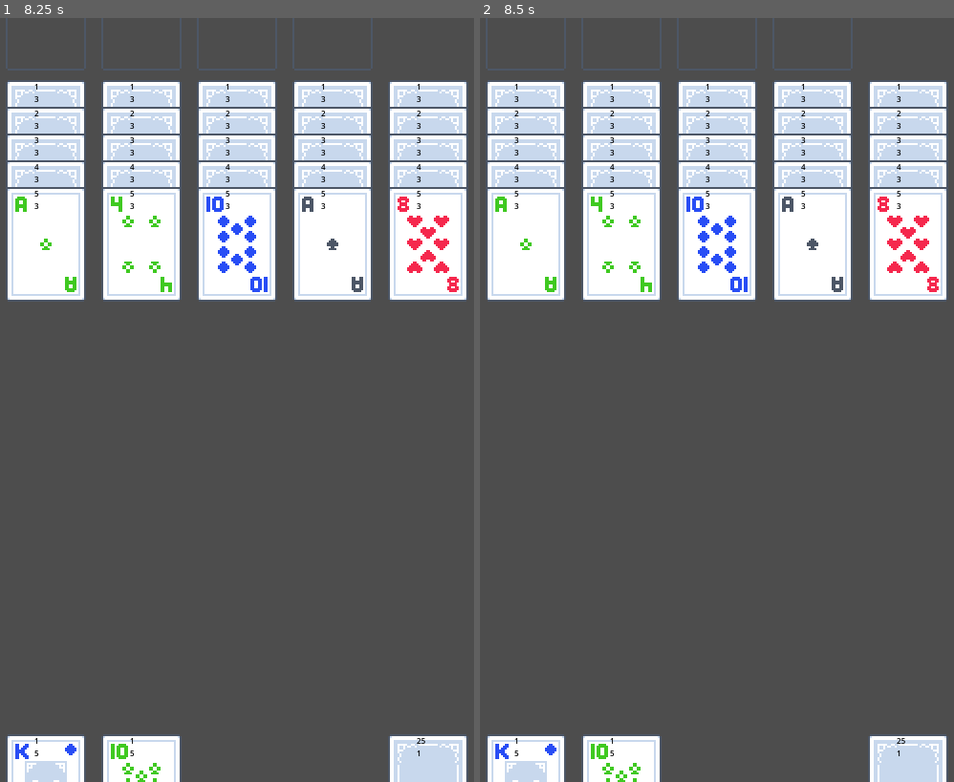
Above: before the commit, frames 1-2 (left to right).
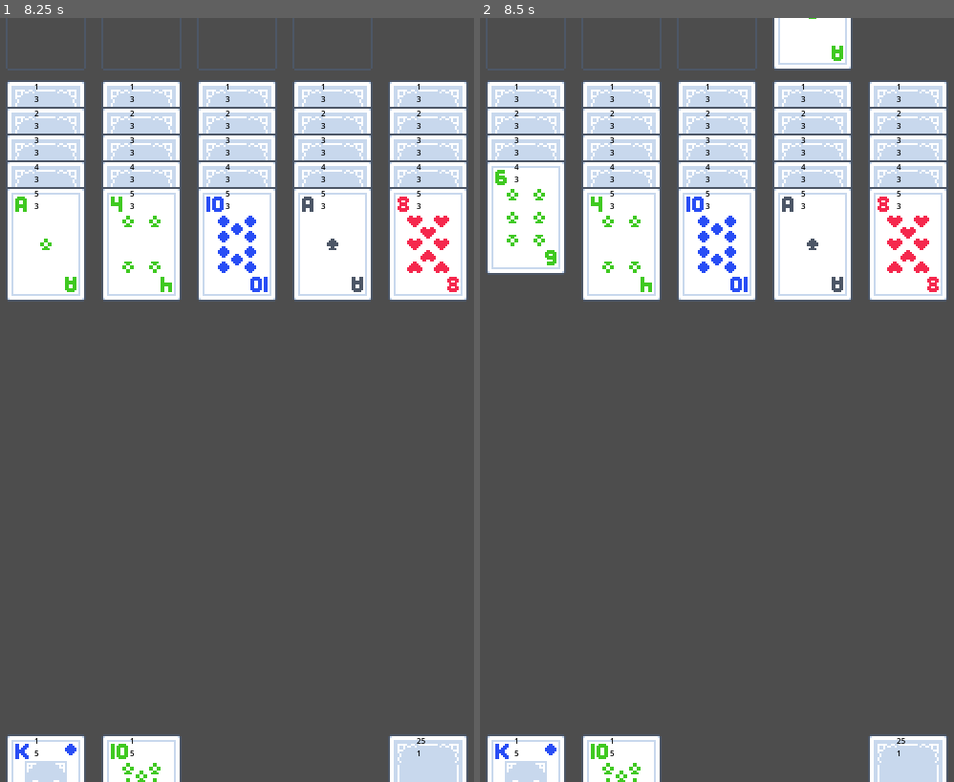
Above: after the commit, the same moments.

Repository: pekuja/plim-plom-solitaire
Game: Godot game, scene res://scenes/main.tscn
The game is run twice, just before and just after one commit, with the same random seed, the same clock (stepped at 60 frames per second) and the same inputs.
Inputs (mouse positions are in pixels of both pictures, inside the frame that each line leads up to):
- Up to frame 1 (8.25 s): tap Enter at 0.5, 2, 3.5 s; drag from (47, 140) to (142, 193) at 0.52 s; tap Space at 1.25, 2.75, 4.25 s; drag from (142, 140) to (47, 193) at 1.27 s; move the mouse to (237, 140) at 2.02 s; click (237, 140) at 2.17 s; drag from (331, 140) to (47, 140) at 2.77 s; drag from (426, 140) to (47, 163) at 3.52 s; drag from (350, 361) to (47, 163) at 4.27 s; move the mouse to (132, 438) at 5.02 s; click (132, 438) at 5.17 s; drag from (289, 231) to (47, 193) at 5.77 s; move the mouse to (213, 552) at 6.52 s; click (213, 552) at 6.67 s; drag from (393, 514) to (47, 216) at 7.27 s; move the mouse to (80, 285) at 8.02 s; click (80, 285) at 8.17 s
- Up to frame 2 (8.5 s): no input

Frame 1 is identical in both runs. In frame 2, 2.3% of the frame differs, in the area x 1-79%, y 0-38%.

Commit message:
Added auto move feature
Now when you click on a card, we check all the exposed cards and empty piles for valid moves, and if a valid move is found, the card is moved there. To accommodate this, I moved some of the logic of moving a card from one pile of another from card_input.gd to card.gd, and also I added a check that you can't move a card onto its own descendant. This was previously not necessary since it was already impossible to move a card onto another card that was being dragged.

The priority for which move to pick when multiple legal moves are available is such: 1. move to the card that was last moved (so an existing sequence won't be broken when moving multiple cards from a single pile) 2. move to a foundation 3. move to a card of the same suit 4, any other legal move

Diff:
--- a/scenes/main.tscn
+++ b/scenes/main.tscn
@@ -71,4 +71,6 @@
 text = "Restart"
 
 [connection signal="card_clicked" from="Card Input" to="." method="_on_card_clicked"]
+[connection signal="card_drag_end" from="Card Input" to="." method="_on_card_drag_end"]
+[connection signal="card_drag_start" from="Card Input" to="." method="_on_card_drag_start"]
 [connection signal="pressed" from="Button" to="." method="_on_restart_button_pressed"]
--- a/scripts/card.gd
+++ b/scripts/card.gd
@@ -55,9 +55,14 @@
 		return "Spade"
 	return "Unknown"
 
+func get_card_name() -> String:
+	return "%s of %s" % [value, get_suit_name()]
+
 func is_legal_drop(other_card : Card):
 	if location == Location.None or location == Location.Deck or \
 		location == Location.Cell or location == Location.Draw:
+		return false
+	if other_card.is_ancestor_of(self):
 		return false
 	if is_dragging():
 		return false
@@ -157,3 +162,18 @@
 	if parent is Card:
 		return parent.get_absolute_z_index() + z_index
 	return z_index
+
+func move_to(card_to_drop_on : Node2D):
+	var parent = get_parent()
+	if parent is Card:
+		parent.is_face_up = true
+		parent.update_texture()
+	parent.remove_child(self)
+	card_to_drop_on.add_child(self)
+	self.location = card_to_drop_on.location
+
+	position.x = 0
+	if card_to_drop_on.location == Card.Location.Tableau and card_to_drop_on is Card:
+		position.y = Card.PILE_OFFSET
+	else:
+		position.y = 0
--- a/scripts/card_input.gd
+++ b/scripts/card_input.gd
@@ -6,6 +6,8 @@
 var dragged_card : Card = null
 
 signal card_clicked(card : Card)
+signal card_drag_start(card : Card)
+signal card_drag_end(card : Card, drop_point : Node2D)
 
 func _input(event : InputEvent) -> void:
 	if event is InputEventScreenTouch:
@@ -61,28 +63,19 @@
 
 				var parent = dragged_card.get_parent()
 				if card_to_drop_on:
+					dragged_card.move_to(card_to_drop_on)
+					card_drag_end.emit(dragged_card, card_to_drop_on)
+				else:
 					if parent is Card:
-						parent.is_face_up = true
-						parent.update_texture()
-					parent.remove_child(dragged_card)
-					card_to_drop_on.add_child(dragged_card)
-					dragged_card.location = card_to_drop_on.location
-
-					dragged_card.position.x = 0
-					if card_to_drop_on.location == Card.Location.Tableau and card_to_drop_on is Card:
-						dragged_card.position.y = Card.PILE_OFFSET
+						dragged_card.position.x = 0
+						if parent.location == Card.Location.Tableau:
+							dragged_card.position.y = Card.PILE_OFFSET
+						else:
+							dragged_card.position.y = 0
 					else:
+						dragged_card.position.x = 0
 						dragged_card.position.y = 0
-
-				elif parent is Card:
-					dragged_card.position.x = 0
-					if parent.location == Card.Location.Tableau:
-						dragged_card.position.y = Card.PILE_OFFSET
-					else:
-						dragged_card.position.y = 0
-				else:
-					dragged_card.position.x = 0
-					dragged_card.position.y = 0
+					card_drag_end.emit(dragged_card, null)
 				dragged_card.set_dragging(false)
 				is_a_card_being_dragged = false
 			else:
@@ -93,6 +86,7 @@
 			is_a_card_being_dragged = true
 			dragged_card.z_index = RenderingServer.CANVAS_ITEM_Z_MAX
 			dragged_card.set_dragging(true)
+			card_drag_start.emit(dragged_card)
 		var view_to_world = get_canvas_transform().affine_inverse()
 		var touch_position = view_to_world * event.position
 		dragged_card.global_position = touch_position - dragging_offset
--- a/scripts/card_pile.gd
+++ b/scripts/card_pile.gd
@@ -7,6 +7,15 @@
 func is_top_card():
 	var child_card = get_node_or_null("Card")
 	return child_card == null
+
+func get_top_card_or_pile() -> Node2D:
+	var top_card_or_pile : Node2D = self
+	var child_card : Node2D = get_node_or_null("Card")
+	while child_card != null:
+		top_card_or_pile = child_card
+		child_card = top_card_or_pile.get_node_or_null("Card")
+
+	return top_card_or_pile
 
 func is_legal_drop(card : Card):
 	if location == Card.Location.None or location == Card.Location.Deck or \
--- a/scripts/main.gd
+++ b/scripts/main.gd
@@ -25,6 +25,7 @@
 
 var _card_deck : Array[Card] = []
 var _deck_top_card : Card = null
+var _previous_move : Node2D = null
 
 const CARDS_PER_TABLEAU = 5
 
@@ -143,6 +144,38 @@
 
 	game_setup()
 
+func _is_better_move(new_move : Node2D, old_move : Node2D, card_to_move : Card):
+	if _previous_move and new_move == _previous_move:
+		return true
+	if new_move.location == Card.Location.Foundation:
+		return true
+	if new_move is Card and card_to_move.suit == new_move.suit:
+		return true
+	if old_move == null:
+		return true
+	return false
 
 func _on_card_clicked(card: Card) -> void:
-	print("Card ", card.value, " ", card.get_suit_name(), " clicked")
+	var best_move : Node2D = null
+
+	for foundation in _foundations:
+		var top_card_or_pile = foundation.get_top_card_or_pile()
+		if top_card_or_pile.is_legal_drop(card) and _is_better_move(top_card_or_pile, best_move, card):
+			best_move = top_card_or_pile
+
+	for tableau in _tableaus:
+		var top_card_or_pile = tableau.get_top_card_or_pile()
+		if top_card_or_pile.is_legal_drop(card) and _is_better_move(top_card_or_pile, best_move, card):
+			best_move = top_card_or_pile
+
+	if best_move:
+		_previous_move = card
+		card.move_to(best_move)
+	else:
+		_previous_move = null
+
+func _on_card_drag_start(card: Card) -> void:
+	_previous_move = null
+
+func _on_card_drag_end(card: Card, drop_point: Node2D) -> void:
+	_previous_move = card
